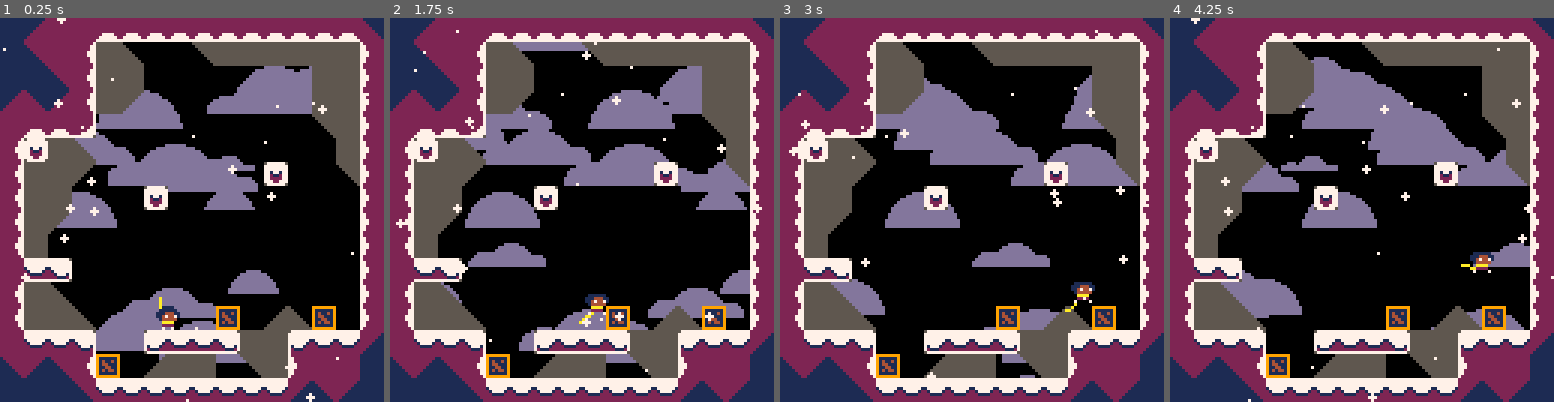
Above: before the commit, frames 1-4 (left to right).
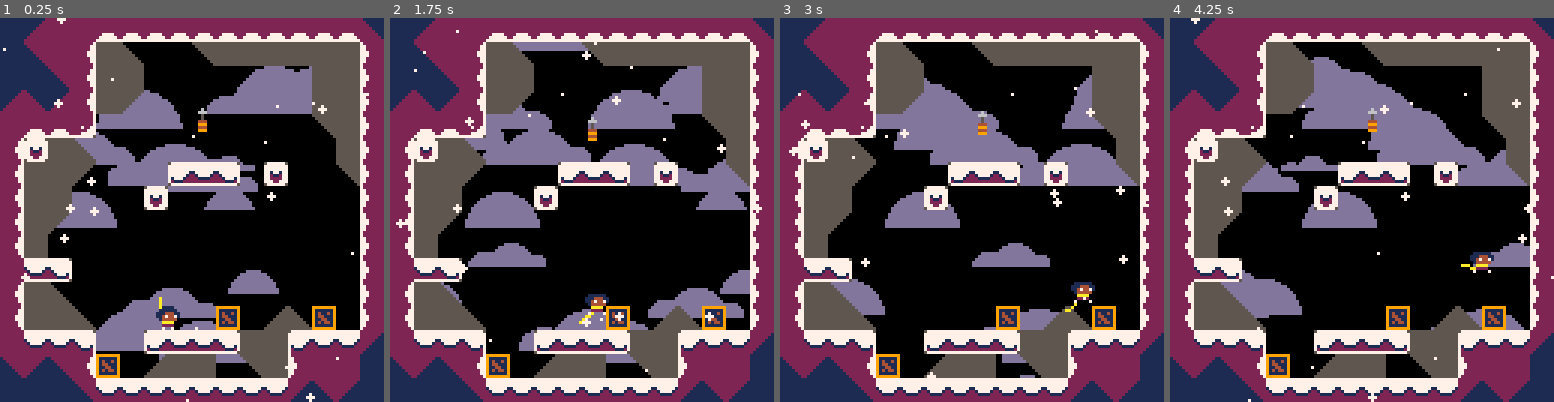
Above: after the commit, the same moments.

Repository: ExOK/Celeste2
Game: PICO-8 cartridge celeste2.p8
Same seed, same stepped clock (60 frames per second), same inputs: the game is played once before the commit and once after it.
Inputs:
- Up to frame 1 (0.25 s): no input
- Up to frame 2 (1.75 s): tap X (X key) at 0.33, 1.07 s; tap O (Z key) at 0.7, 1.7 s; hold Right from 1.6 s (still down)
- Up to frame 3 (3 s): tap X (X key) at 1.85, 2.97 s; release Right at 2.1 s; tap O (Z key) at 2.1, 2.5, 2.9 s; hold Up 2.15-2.42 s; hold Right from 2.47 s (still down)
- Up to frame 4 (4.25 s): release Right at 3.03 s; hold Left 3.08-3.58 s; tap O (Z key) at 3.3, 3.7, 4.1 s; hold Down 3.63-3.97 s; hold Right from 4.02 s (still down); tap X (X key) at 4.08 s

The runs differ from the first frame. In frame 1, 1.3% of the frame differs, in the area x 43-63%, y 23-44%; in frame 2, 1.3%; in frame 3, 1.3%, in the area x 43-63%, y 24-44%; in frame 4, 1.3%.

Commit message:
grapple object

Diff:
--- a/celeste2.p8
+++ b/celeste2.p8
@@ -174,20 +174,7 @@
 -- Objects:
 #include object.lua
 #include player.lua
-
-crate = {}
-crate.tile = 19
-crate.base = object
-crate.geom = g_solid
-crate.init = function(self)
-	self.spr = self.tile
-end
-crate.update = function(self)
-	self:move_y(1)
-end
-
-setmetatable(crate, lookup)
-add(types, crate)
+#include objects.lua
 
 -->8
 
@@ -264,14 +251,14 @@
 007007007222220700aaaa000022220000aaaa700000000000000000000000000000000000000000000000000000000000000000000000000000000000000000
 00000000722222070022220007000070002222000000000000000000000000000000000000000000000000000000000000000000000000000000000000000000
 00000000777777770070070000000000000070000000000000000000000000000000000000000000000000000000000000000000000000000000000000000000
-57777777777777777777777599999999000000000000000000000000000000000000000000000000000000000000000000000000000000000000000000000000
-77777777777777777777777791111119000000000000000000000000000000000000000000000000000000000000000000000000000000000000000000000000
-77777777777777777777777791411419000000000000000000000000000000000000000000000000000000000000000000000000000000000000000000000000
-77777771177777711777777791441119000000000000000000000000000000000000000000000000000000000000000000000000000000000000000000000000
-77777712217777122177777791144119000000000000000000000000000000000000000000000000000000000000000000000000000000000000000000000000
-71777122221111222217771791414419000000000000000000000000000000000000000000000000000000000000000000000000000000000000000000000000
-72111222222222222221112791111119000000000000000000000000000000000000000000000000000000000000000000000000000000000000000000000000
-72222222222222222222222799999999000000000000000000000000000000000000000000000000000000000000000000000000000000000000000000000000
+57777777777777777777777599999999000600000000000000000000000000000000000000000000000000000000000000000000000000000000000000000000
+77777777777777777777777791111119006660000000000000000000000000000000000000000000000000000000000000000000000000000000000000000000
+77777777777777777777777791411419000500000000000000000000000000000000000000000000000000000000000000000000000000000000000000000000
+77777771177777711777777791441119000500000000000000000000000000000000000000000000000000000000000000000000000000000000000000000000
+77777712217777122177777791144119004440000000000000000000000000000000000000000000000000000000000000000000000000000000000000000000
+71777122221111222217771791414419009990000000000000000000000000000000000000000000000000000000000000000000000000000000000000000000
+72111222222222222221112791111119004440000000000000000000000000000000000000000000000000000000000000000000000000000000000000000000
+72222222222222222222222799999999009990000000000000000000000000000000000000000000000000000000000000000000000000000000000000000000
 72222222222222222222222757777775000000000000000022222222222222225555555555555555555555550000000000000000000000000000000000000000
 77222222222222222222227777777777000000000000000022222221122222225555555555555550055555550000000000000000000000000000000000000000
 77222222222222222222227777777777000000000000000022222211112222225555555555555500005555550000000000000000000000000000000000000000
@@ -296,9 +283,9 @@
 38272122283900002a2828282828282000000000000000000000000000000000000000000000000000000000000000000000000000000000000000000000000000000000000000000000000000000000000000000000000000000000000000000000000000000000000000000000000000000000000000000000000000000000
 3838272228280000000000000028282000000000000000000000000000000000000000000000000000000000000000000000000000000000000000000000000000000000000000000000000000000000000000000000000000000000000000000000000000000000000000000000000000000000000000000000000000000000
 3736372228290000000000000028282000000000000000000000000000000000000000000000000000000000000000000000000000000000000000000000000000000000000000000000000000000000000000000000000000000000000000000000000000000000000000000000000000000000000000000000000000000000
-213131320000000000000000002a282000000000000000000000000000000000000000000000000000000000000000000000000000000000000000000000000000000000000000000000000000000000000000000000000000000000000000000000000000000000000000000000000000000000000000000000000000000000
+213131320000000014000000002a282000000000000000000000000000000000000000000000000000000000000000000000000000000000000000000000000000000000000000000000000000000000000000000000000000000000000000000000000000000000000000000000000000000000000000000000000000000000
 2223283900000000000000000000282000000000000000000000000000000000000000000000000000000000000000000000000000000000000000000000000000000000000000000000000000000000000000000000000000000000000000000000000000000000000000000000000000000000000000000000000000000000
-22282829000000000000002300002a2000000000000000000000000000000000000000000000000000000000000000000000000000000000000000000000000000000000000000000000000000000000000000000000000000000000000000000000000000000000000000000000000000000000000000000000000000000000
+22282829000000333435002300002a2000000000000000000000000000000000000000000000000000000000000000000000000000000000000000000000000000000000000000000000000000000000000000000000000000000000000000000000000000000000000000000000000000000000000000000000000000000000
 2228280000002300000000000000002000000000000000000000000000000000000000000000000000000000000000000000000000000000000000000000000000000000000000000000000000000000000000000000000000000000000000000000000000000000000000000000000000000000000000000000000000000000
 2228290000000000000000000000002000000000000000000000000000000000000000000000000000000000000000000000000000000000000000000000000000000000000000000000000000000000000000000000000000000000000000000000000000000000000000000000000000000000000000000000000000000000
 2228000000000000000000000000002000000000000000000000000000000000000000000000000000000000000000000000000000000000000000000000000000000000000000000000000000000000000000000000000000000000000000000000000000000000000000000000000000000000000000000000000000000000
--- a/object.lua
+++ b/object.lua
@@ -69,6 +69,7 @@
 	self.speed_y = 0
 end
 
+object.update = function() end
 object.draw = function(self)
 	if (self.spr != nil) then
 		spr(self.spr, self.x, self.y, 1, 1, not self.right)
--- /dev/null
+++ b/objects.lua
@@ -0,0 +1,23 @@
+crate = {}
+crate.tile = 19
+crate.base = object
+crate.geom = g_solid
+crate.init = function(self)
+	self.spr = self.tile
+end
+crate.update = function(self)
+	self:move_y(1)
+end
+
+setmetatable(crate, lookup)
+add(types, crate)
+
+grapple = {}
+grapple.tile = 20
+grapple.base = object
+grapple.draw = function(self)
+	spr(self.tile, self.x, self.y + sin(time()) * 2, 1, 1, not self.right)
+end
+
+setmetatable(grapple, lookup)
+add(types, grapple)
